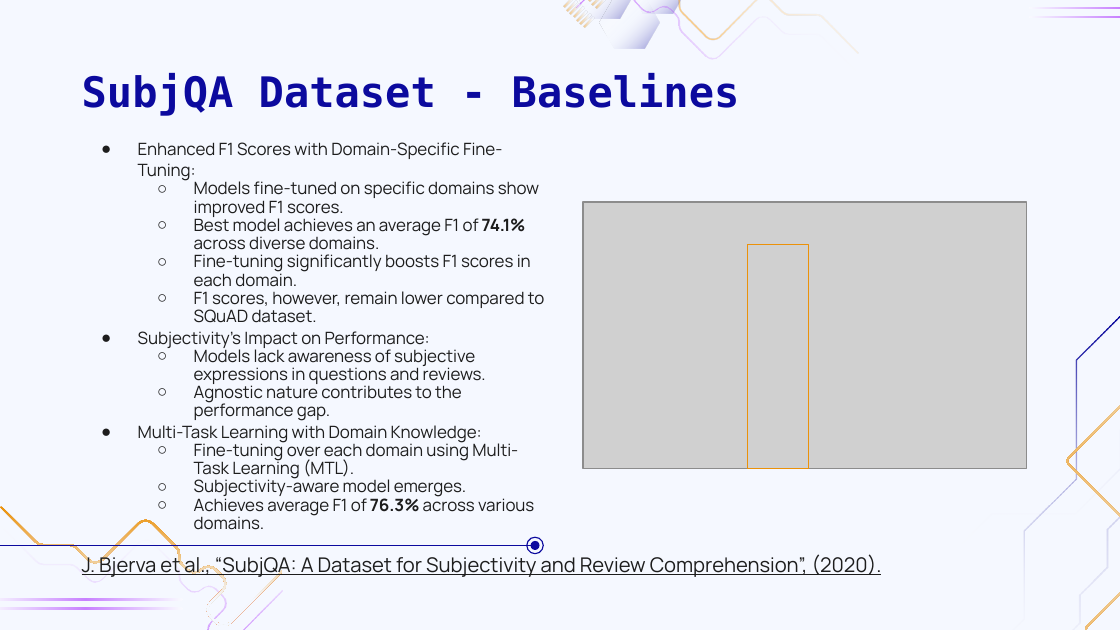
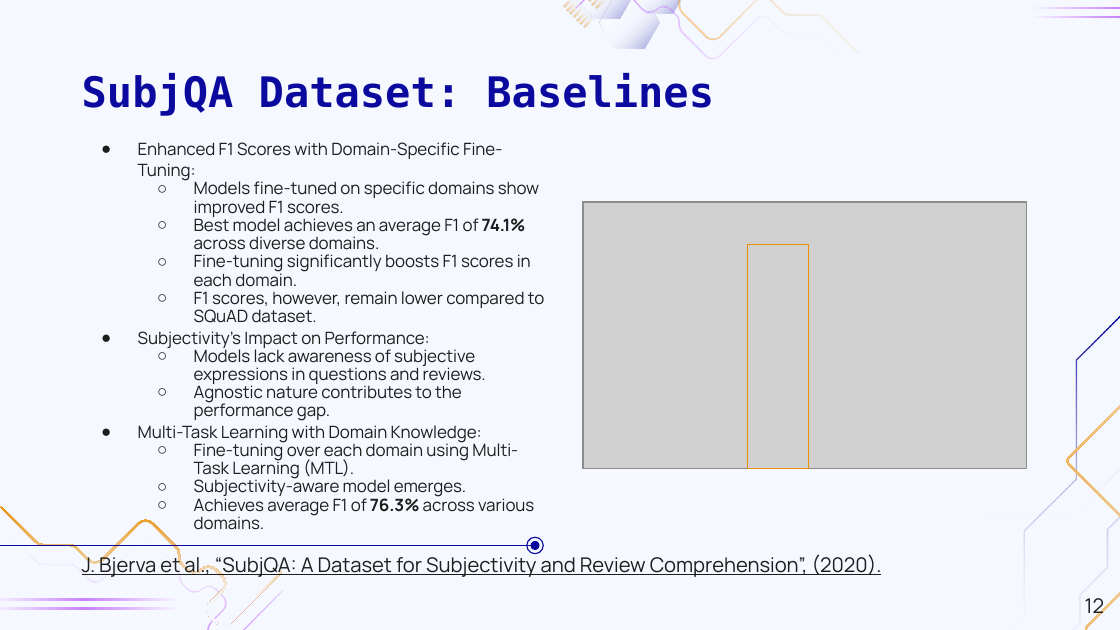
Before and after one commit to MarioAvolio/AI-Project, a slide deck: slide 12 of Question Answering.pptx. Drawn at 1120x630 pixels with LibreOffice and Linux fonts; fonts in the diff are those of the drawing; grey boxes stand for pictures; background and template pictures are left out. Boxes give left, top, right and bottom in pixels: in the first picture for what was removed or moved away, otherwise in the second. Text is boxed around its words. In the diff, an @@ line names an element or a change of style, - is before the commit and + after.

```diff
--- a/Question Answering.pptx
+++ b/Question Answering.pptx
@@ title at (82, 73, 714, 116): text changed @@
-SubjQA Dataset - Baselines
+SubjQA Dataset: Baselines
@@ page number added at (1085, 598, 1104, 620), 13 pt, text #1D1D1D @@
+12
```
Also in this commit, not shown: 46 other slides changed.
